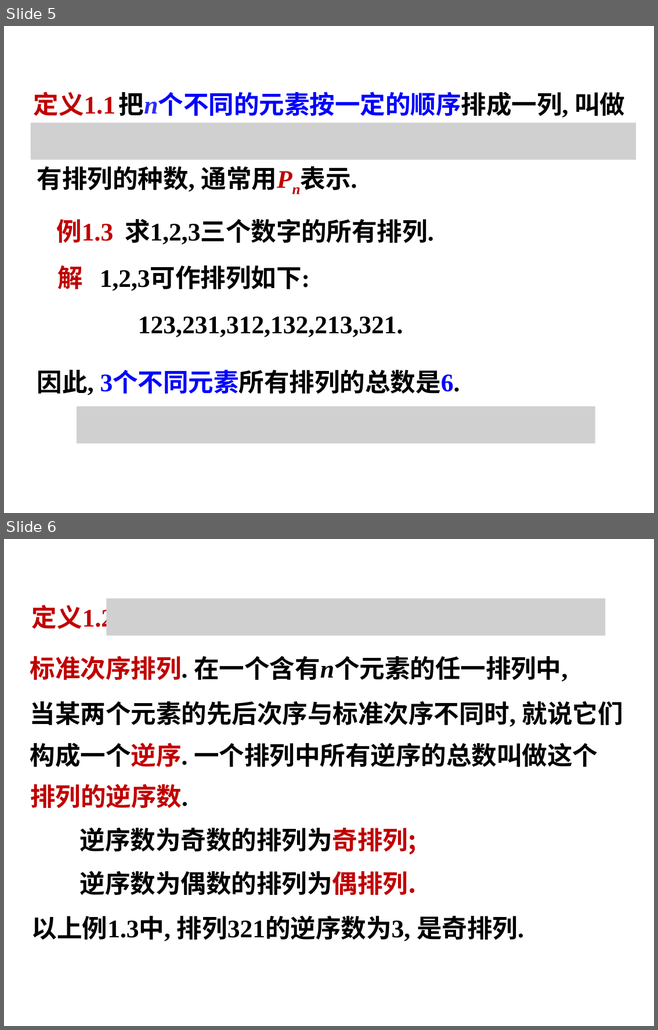
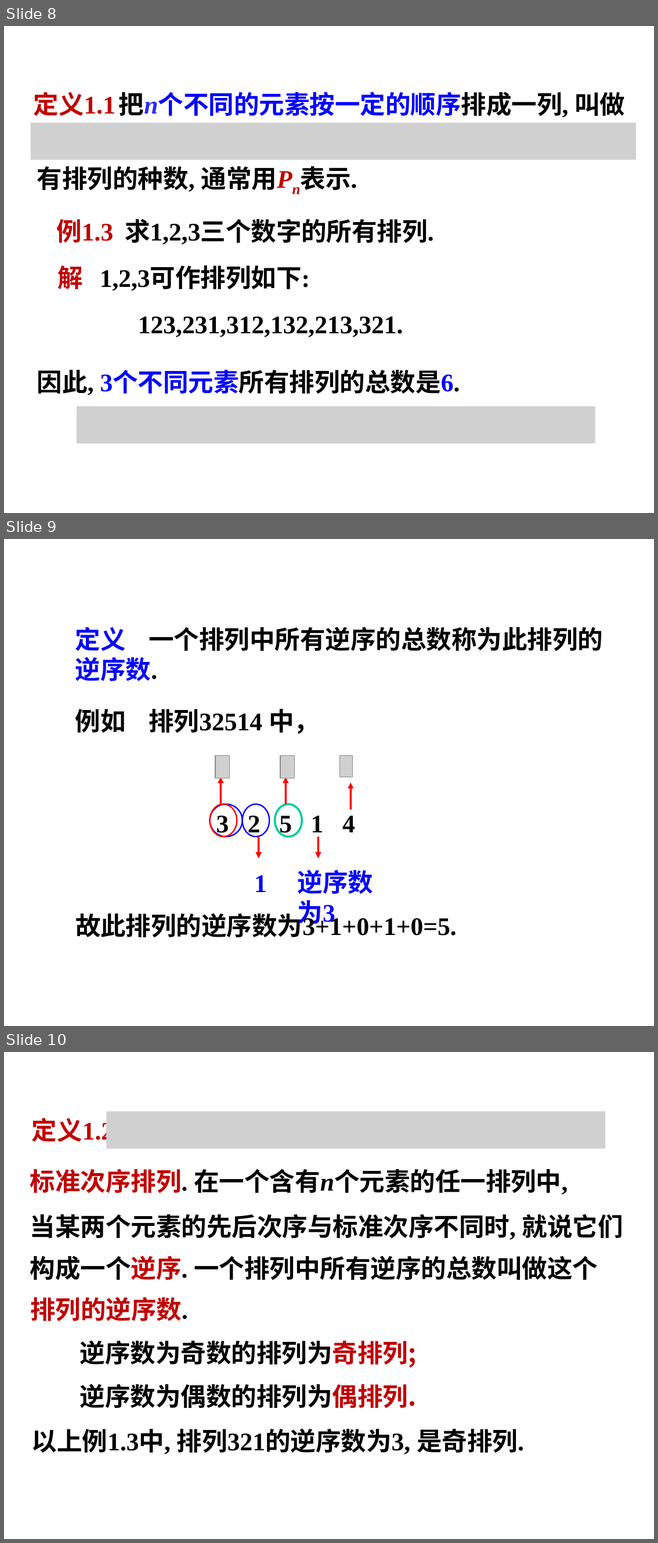
Before and after one commit to zeemeil/zeemeil.github.io, a slide deck: files/2025_2_LM/1005_0102.pptx. Shown one above the other, each under a label of ours: slides 5 and 6 before the commit, slides 8, 9 and 10 after it. The pictures are 658x1030 and 658x1543 pixels, drawn with LibreOffice and Linux fonts; fonts in the diff are those of the drawing; grey boxes stand for pictures; background and template pictures are left out. Boxes give left, top, right and bottom in pixels: in the first picture for what was removed or moved away, otherwise in the second. Text is boxed around its words. In the diff, an @@ line names an element or a change of style, - is before the commit and + after.

```diff
--- a/files/2025_2_LM/1005_0102.pptx
+++ b/files/2025_2_LM/1005_0102.pptx
@@ slide 9 added at bbox=[4, 539, 654, 1026], background picture (left out) @@
@@ text added at bbox=[75, 627, 603, 681], 28 pt, text #000000, bold @@
+定义 一个排列中所有逆序的总数称为此排列的逆序数.
@@ text added at bbox=[75, 709, 319, 734], 28 pt, text #000000, bold @@
+例如 排列32514 中，
@@ picture added at bbox=[215, 755, 230, 778] @@
@@ picture added at bbox=[280, 755, 295, 778] @@
@@ picture added at bbox=[340, 755, 352, 777] @@
@@ arrow added from (220, 804) to (220, 777), #FF0000 2.25 pt @@
@@ arrow added from (285, 804) to (285, 777), #FF0000 2.25 pt @@
@@ arrow added from (350, 810) to (350, 783), #FF0000 2.25 pt @@
@@ ellipse added at bbox=[210, 804, 242, 837], outline #0606FA 1.5 pt @@
@@ ellipse added at bbox=[210, 804, 237, 837], outline #FF0000 1.5 pt @@
@@ text added at bbox=[216, 816, 355, 838], 28 pt, text #000000, bold @@
+3 2 5 1 4
@@ ellipse added at bbox=[242, 804, 270, 837], outline #0606FA 1.5 pt @@
@@ ellipse added at bbox=[275, 804, 302, 837], outline #0606FA 1.5 pt @@
@@ ellipse added at bbox=[275, 804, 302, 837], outline #00CC99 2.25 pt @@
@@ arrow added from (259, 837) to (259, 859), #FF0000 2.25 pt @@
@@ arrow added from (318, 837) to (318, 859), #FF0000 2.25 pt @@
@@ text added at bbox=[254, 875, 267, 892], 28 pt, text #0606FA, bold @@
+1
@@ text added at bbox=[297, 870, 373, 928], 28 pt, text #0606FA, bold @@
+逆序数为3
@@ text added at bbox=[75, 910, 456, 937], 28 pt, text #000000, bold @@
+故此排列的逆序数为3+1+0+1+0=5.
@@ what was slide 5 is now slide 8 @@
@@ what was slide 6 is now slide 10 @@
```
Also in this commit, not shown: 18 other slides added, 2 slides removed, 2 other files.
